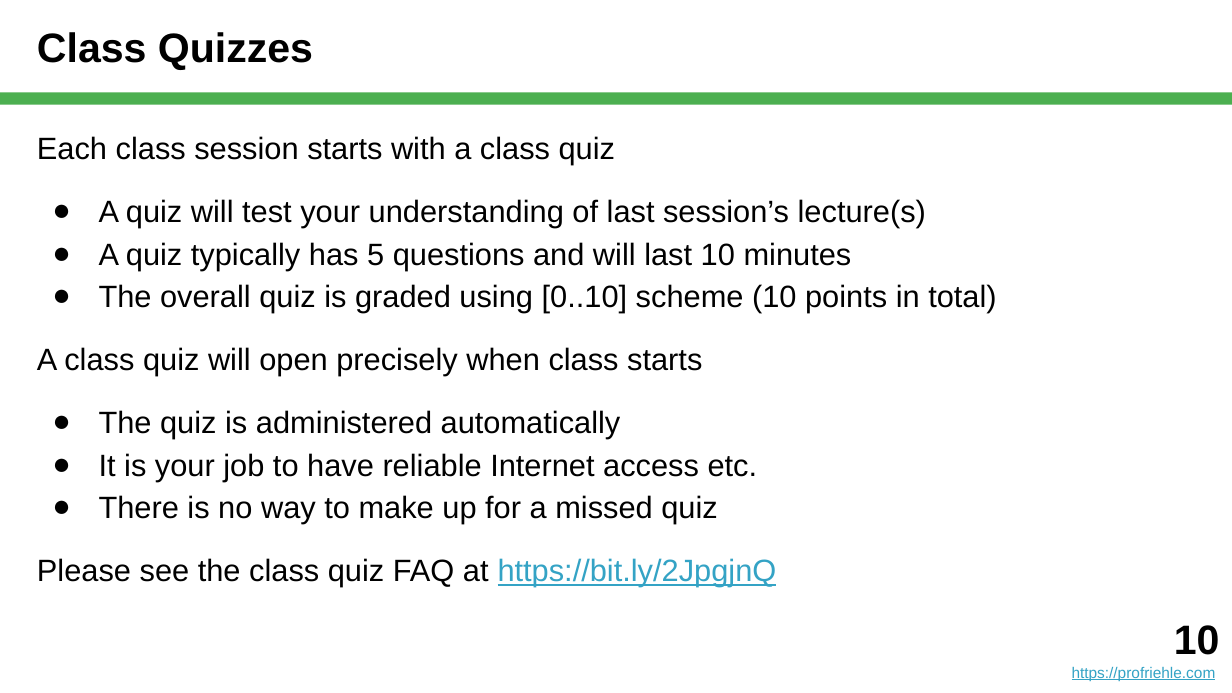
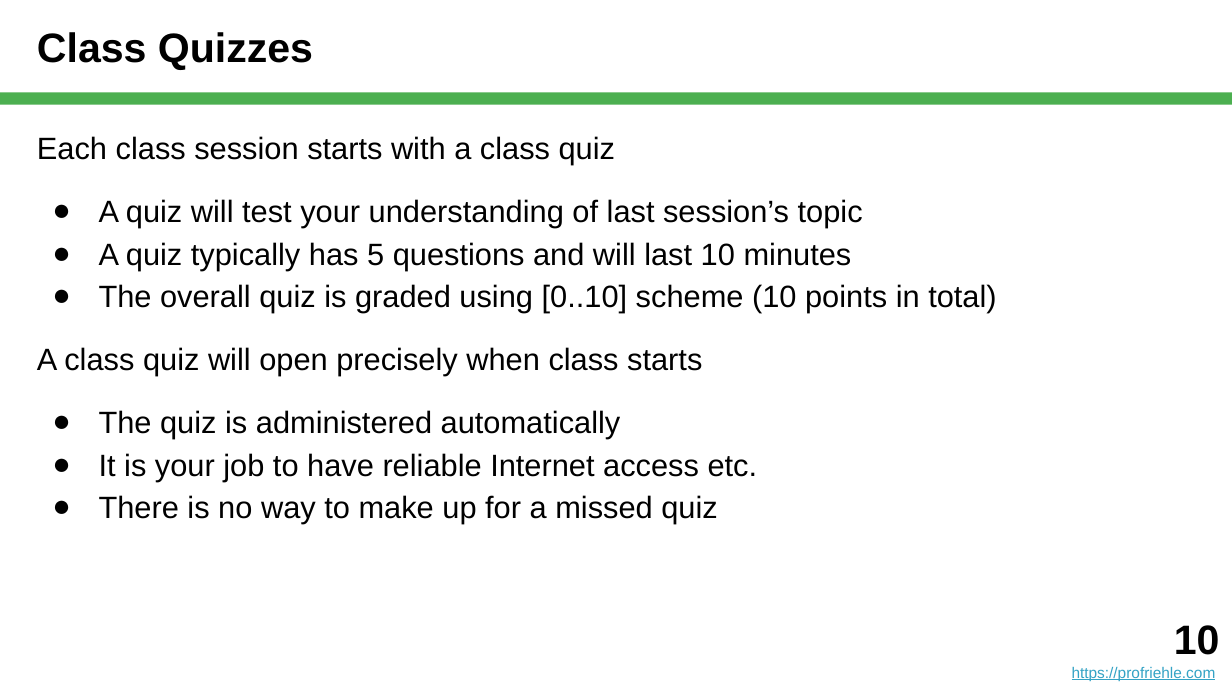
Before and after one commit to dirkriehle/nyt-course, a slide deck: slide 10 of Lecture slides/NYT A01 - Introduction.pptx. Drawn at 1232x693 pixels with LibreOffice and Linux fonts; fonts in the diff are those of the drawing. Boxes give left, top, right and bottom in pixels: in the first picture for what was removed or moved away, otherwise in the second. Text is boxed around its words. In the diff, an @@ line names an element or a change of style, - is before the commit and + after.

```diff
--- a/Lecture slides/NYT A01 - Introduction.pptx
+++ b/Lecture slides/NYT A01 - Introduction.pptx
@@ text at [99,199,863,228]: text changed @@
-● A quiz will test your understanding of last session’s lecture(s)
+● A quiz will test your understanding of last session’s topic
@@ text at [37,558,777,587]: paragraph removed @@
-Please see the class quiz FAQ at https://bit.ly/2JpgjnQ
```
Also in this commit, not shown: 5 other slides changed, 1 slide added, 2 slides removed, 3 other files.
